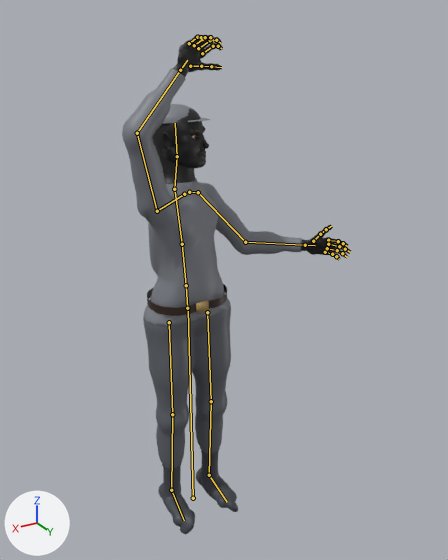
A saved change to the glTF model assets/models/creatures/possessed_armor.glb.
One viewpoint serves both versions: a 50 mm lens placed at (1.1, 2.14, 2.2), pointed at (-0.13, 0.08, 1.17). Lighting does not change. The marker at lower left points along +X, +Y and +Z. The picture after the commit comes second. Both versions are drawn at frame 1 of the action 'swing'; the numbers are the values there. The bones that change, and the others that lie on the model, are drawn over the model as lines.

The first picture shows 'possessed_armor'.
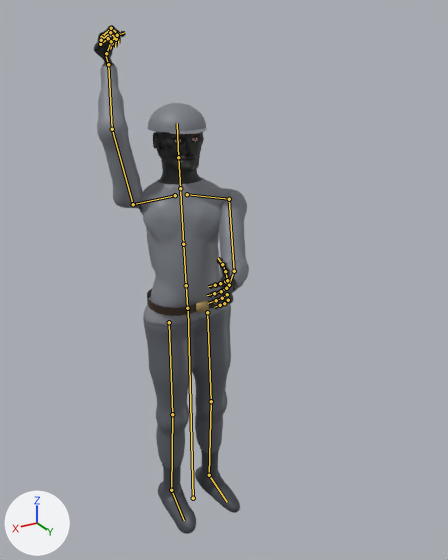
Where the change shows, as pixel boxes [x1, y1, x2, y2] in the pictures (448 x 560 px):
```json
{"object": "possessed_armor", "change": "posed", "before": [122, 35, 350, 534], "after": [94, 26, 249, 534], "on screen": "32% narrower"}
{"bone": "spine", "before": "(186, 285) to (182, 244)", "after": "(186, 285) to (183, 244)"}
{"bone": "chest", "before": "(182, 244) to (175, 191)", "after": "(183, 244) to (180, 191)"}
{"bone": "upper_arm.L", "before": "(198, 192) to (245, 242)", "after": "(229, 199) to (234, 271)"}
{"bone": "forearm.L", "before": "(245, 242) to (305, 245)", "after": "(234, 271) to (229, 285)"}
{"bone": "upper_arm.R", "before": "(157, 211) to (137, 133)", "after": "(133, 204) to (112, 129)"}
{"bone": "forearm.R", "before": "(137, 133) to (180, 70)", "after": "(112, 129) to (108, 64)"}
{"bone": "hand.R", "before": "(180, 70) to (187, 60)", "after": "(108, 64) to (105, 53)"}
{"bone": "index.01.R", "before": "(202, 53) to (213, 46)", "after": "(102, 35) to (111, 28)"}
{"bone": "index.02.R", "before": "(213, 46) to (218, 46)", "after": "(111, 28) to (117, 33)"}
{"bone": "middle.01.R", "before": "(198, 48) to (210, 40)", "after": "(101, 37) to (111, 28)"}
{"bone": "middle.02.R", "before": "(210, 40) to (216, 40)", "after": "(111, 28) to (118, 34)"}
{"bone": "pinky.01.R", "before": "(189, 43) to (197, 37)", "after": "(100, 44) to (108, 38)"}
{"bone": "pinky.02.R", "before": "(197, 37) to (201, 37)", "after": "(108, 38) to (112, 43)"}
{"bone": "ring.01.R", "before": "(194, 45) to (205, 37)", "after": "(101, 40) to (110, 32)"}
{"bone": "ring.02.R", "before": "(205, 37) to (210, 37)", "after": "(110, 32) to (116, 39)"}
{"bone": "thumb.01.R", "before": "(190, 66) to (201, 66)", "after": "(106, 53) to (111, 41)"}
{"bone": "thumb.02.R", "before": "(201, 66) to (211, 66)", "after": "(111, 41) to (117, 35)"}
{"bone": "head", "before": "(177, 156) to (175, 123)", "after": "(178, 157) to (177, 123)"}
```

The change, as JSON lines over the scene's bpy script:
```json
{"block": "bone_spine", "where": "bone_spine = bpy.data.objects['possessed_armor_rig'].pose.bones['spine']  # child of 'hips'"}
{"op": "set", "path": "bone_spine.rotation_quaternion", "old": "(0.995, -0.052, 0.087, 0.0)", "new": "(0.996, -0.02, -0.086, -0.002)", "note": "degrees (-6, 10, -1) -> degrees (-2, -10, 0)"}
{"block": "bone_chest", "where": "bone_chest = bpy.data.objects['possessed_armor_rig'].pose.bones['chest']  # child of 'spine'"}
{"op": "set", "path": "bone_chest.rotation_quaternion", "old": "(0.97, 0.0, 0.242, 0.013)", "new": "(0.991, -0.02, -0.129, -0.005)", "note": "degrees (0, 28, 2) -> degrees (-2, -15, 0)"}
{"block": "bone_upper_arm_l", "where": "bone_upper_arm_l = bpy.data.objects['possessed_armor_rig'].pose.bones['upper_arm.L']  # child of 'clavicle.L'"}
{"op": "set", "path": "bone_upper_arm_l.rotation_quaternion", "old": "(0.947, 0.259, -0.116, -0.151)", "new": "(0.882, 0.358, -0.026, -0.303)", "note": "degrees (32, -8, -20) -> degrees (41, 10, -34)"}
{"block": "bone_forearm_l", "where": "bone_forearm_l = bpy.data.objects['possessed_armor_rig'].pose.bones['forearm.L']  # child of 'upper_arm.L'"}
{"op": "set", "path": "bone_forearm_l.rotation_quaternion", "old": "(0.917, 0.399, 0.0, 0.0)", "new": "(0.896, 0.444, 0.0, 0.0)", "note": "degrees (47, 0, 0) -> degrees (53, 0, 0)"}
{"block": "bone_upper_arm_r", "where": "bone_upper_arm_r = bpy.data.objects['possessed_armor_rig'].pose.bones['upper_arm.R']  # child of 'clavicle.R'"}
{"op": "set", "path": "bone_upper_arm_r.rotation_quaternion", "old": "(0.436, 0.422, 0.233, -0.76)", "new": "(0.149, 0.903, 0.401, -0.026)", "note": "degrees (1, 58, -120) -> degrees (165, 10, 47)"}
{"block": "bone_forearm_r", "where": "bone_forearm_r = bpy.data.objects['possessed_armor_rig'].pose.bones['forearm.R']  # child of 'upper_arm.R'"}
{"op": "set", "path": "bone_forearm_r.rotation_quaternion", "old": "(0.899, 0.438, 0.0, 0.0)", "new": "(0.933, 0.359, 0.0, 0.0)", "note": "degrees (52, 0, 0) -> degrees (42, 0, 0)"}
{"block": "bone_hand_r", "where": "bone_hand_r = bpy.data.objects['possessed_armor_rig'].pose.bones['hand.R']  # child of 'forearm.R'"}
{"op": "set", "path": "bone_hand_r.rotation_quaternion", "old": "(1.0, 0.0, 0.0, 0.0)", "new": "(0.912, -0.41, 0.0, 0.0)", "note": "degrees (0, 0, 0) -> degrees (-48, 0, 0)"}
{"block": "bone_index_01_r", "where": "bone_index_01_r = bpy.data.objects['possessed_armor_rig'].pose.bones['index.01.R']  # child of 'hand.R'"}
{"op": "set", "path": "bone_index_01_r.rotation_quaternion", "old": "(0.956, 0.0, 0.0, 0.293)", "new": "(0.859, 0.0, 0.0, 0.512)", "note": "degrees (0, 0, 34) -> degrees (0, 0, 62)"}
{"block": "bone_index_02_r", "where": "bone_index_02_r = bpy.data.objects['possessed_armor_rig'].pose.bones['index.02.R']  # child of 'index.01.R'"}
{"op": "set", "path": "bone_index_02_r.rotation_quaternion", "old": "(0.925, 0.0, 0.0, 0.38)", "new": "(0.762, 0.0, 0.0, 0.647)", "note": "degrees (0, 0, 45) -> degrees (0, 0, 81)"}
{"block": "bone_middle_01_r", "where": "bone_middle_01_r = bpy.data.objects['possessed_armor_rig'].pose.bones['middle.01.R']  # child of 'hand.R'"}
{"op": "set", "path": "bone_middle_01_r.rotation_quaternion", "old": "(0.956, 0.0, 0.0, 0.293)", "new": "(0.859, 0.0, 0.0, 0.512)", "note": "degrees (0, 0, 34) -> degrees (0, 0, 62)"}
{"block": "bone_middle_02_r", "where": "bone_middle_02_r = bpy.data.objects['possessed_armor_rig'].pose.bones['middle.02.R']  # child of 'middle.01.R'"}
{"op": "set", "path": "bone_middle_02_r.rotation_quaternion", "old": "(0.925, 0.0, 0.0, 0.38)", "new": "(0.762, 0.0, 0.0, 0.647)", "note": "degrees (0, 0, 45) -> degrees (0, 0, 81)"}
{"block": "bone_pinky_01_r", "where": "bone_pinky_01_r = bpy.data.objects['possessed_armor_rig'].pose.bones['pinky.01.R']  # child of 'hand.R'"}
{"op": "set", "path": "bone_pinky_01_r.rotation_quaternion", "old": "(0.947, 0.0, 0.0, 0.322)", "new": "(0.83, 0.0, 0.0, 0.557)", "note": "degrees (0, 0, 38) -> degrees (0, 0, 68)"}
{"block": "bone_pinky_02_r", "where": "bone_pinky_02_r = bpy.data.objects['possessed_armor_rig'].pose.bones['pinky.02.R']  # child of 'pinky.01.R'"}
{"op": "set", "path": "bone_pinky_02_r.rotation_quaternion", "old": "(0.91, 0.0, 0.0, 0.416)", "new": "(0.715, 0.0, 0.0, 0.699)", "note": "degrees (0, 0, 49) -> degrees (0, 0, 89)"}
{"block": "bone_ring_01_r", "where": "bone_ring_01_r = bpy.data.objects['possessed_armor_rig'].pose.bones['ring.01.R']  # child of 'hand.R'"}
{"op": "set", "path": "bone_ring_01_r.rotation_quaternion", "old": "(0.952, 0.0, 0.0, 0.307)", "new": "(0.845, 0.0, 0.0, 0.535)", "note": "degrees (0, 0, 36) -> degrees (0, 0, 65)"}
{"block": "bone_ring_02_r", "where": "bone_ring_02_r = bpy.data.objects['possessed_armor_rig'].pose.bones['ring.02.R']  # child of 'ring.01.R'"}
{"op": "set", "path": "bone_ring_02_r.rotation_quaternion", "old": "(0.918, 0.0, 0.0, 0.398)", "new": "(0.739, 0.0, 0.0, 0.673)", "note": "degrees (0, 0, 47) -> degrees (0, 0, 85)"}
{"block": "bone_thumb_01_r", "where": "bone_thumb_01_r = bpy.data.objects['possessed_armor_rig'].pose.bones['thumb.01.R']  # child of 'hand.R'"}
{"op": "set", "path": "bone_thumb_01_r.rotation_quaternion", "old": "(0.998, 0.007, 0.0, 0.061)", "new": "(0.956, -0.077, -0.025, 0.282)", "note": "degrees (1, 0, 7) -> degrees (-9, 0, 33)"}
{"block": "bone_thumb_02_r", "where": "bone_thumb_02_r = bpy.data.objects['possessed_armor_rig'].pose.bones['thumb.02.R']  # child of 'thumb.01.R'"}
{"op": "set", "path": "bone_thumb_02_r.rotation_quaternion", "old": "(0.991, 0.015, 0.0, 0.133)", "new": "(0.93, -0.11, -0.04, 0.347)", "note": "degrees (2, 0, 15) -> degrees (-13, 0, 41)"}
{"block": "bone_head", "where": "bone_head = bpy.data.objects['possessed_armor_rig'].pose.bones['head']  # child of 'neck'"}
{"op": "set", "path": "bone_head.rotation_quaternion", "old": "(1.0, 0.0, 0.0, 0.0)", "new": "(0.987, 0.024, 0.161, 0.001)", "note": "degrees (0, 0, 0) -> degrees (3, 19, 1)"}
```
